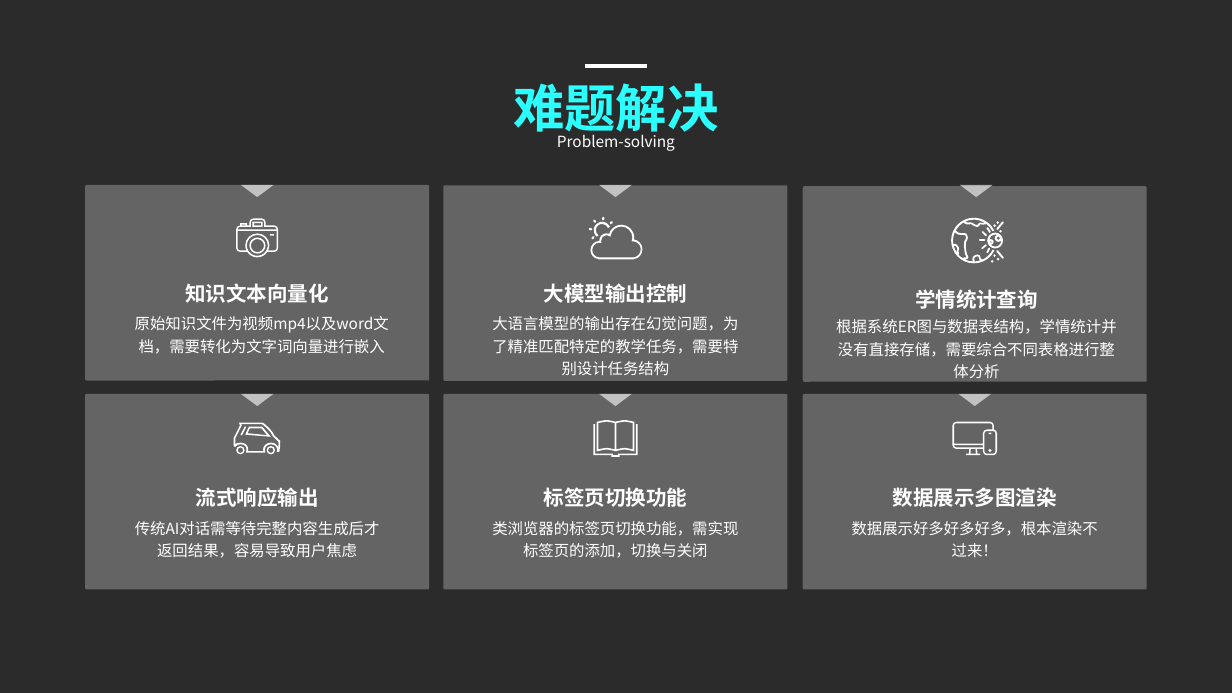
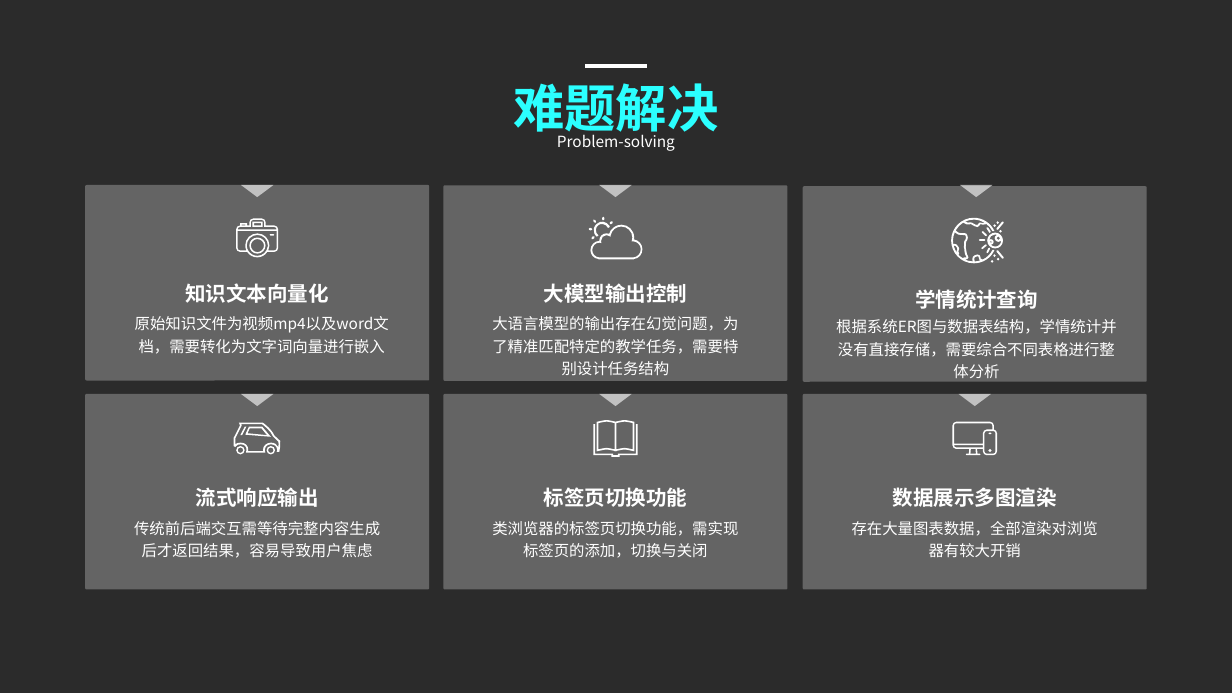
Before and after one commit to HyperKindred/MentorX, a slide deck: slide 12 of docs/实训答辩.pptx. Drawn at 1232x693 pixels with LibreOffice and Linux fonts; fonts in the diff are those of the drawing; background and template pictures are left out; a plain dark background stands for a picture behind light text. Boxes give left, top, right and bottom in pixels: in the first picture for what was removed or moved away, otherwise in the second. Text is boxed around its words. In the diff, an @@ line names an element or a change of style, - is before the commit and + after.

```diff
--- a/docs/实训答辩.pptx
+++ b/docs/实训答辩.pptx
@@ text at bbox=[134, 521, 380, 558]: text changed @@
-传统AI对话需等待完整内容生成后才返回结果，容易导致用户焦虑
+传统前后端交互需等待完整内容生成后才返回结果，容易导致用户焦虑
@@ text at bbox=[852, 521, 1098, 557]: text changed @@
-数据展示好多好多好多，根本渲染不过来！
+存在大量图表数据，全部渲染对浏览器有较大开销
```
Also in this commit, not shown: 2 other slides changed, 1 other file.
